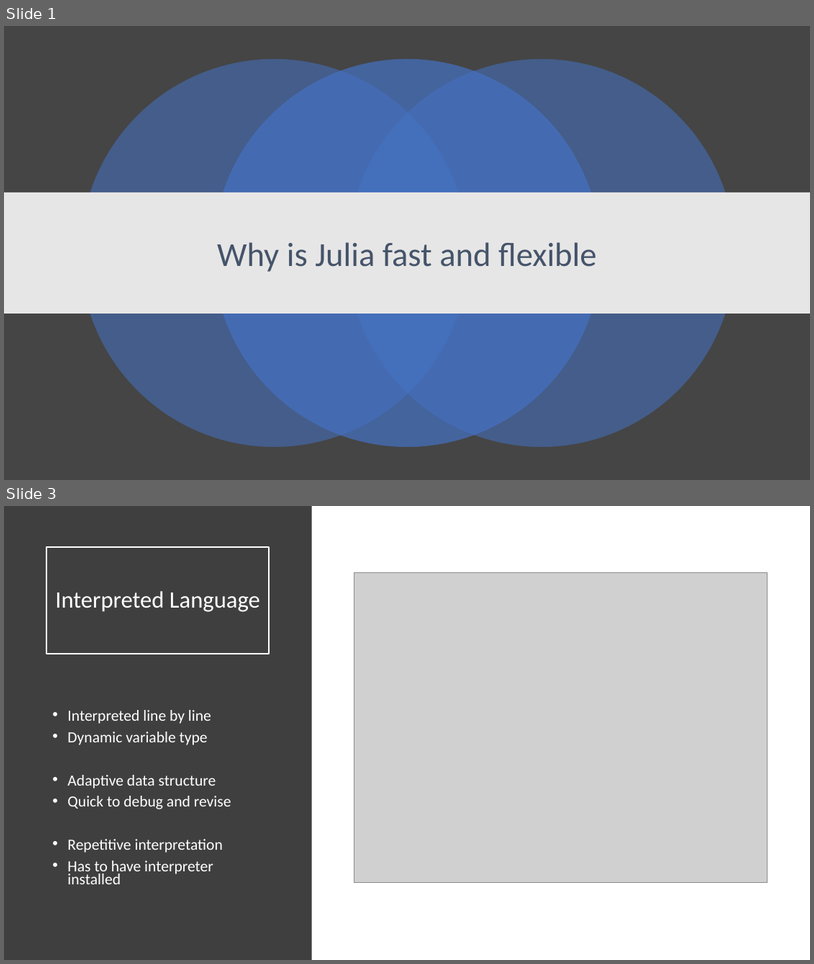
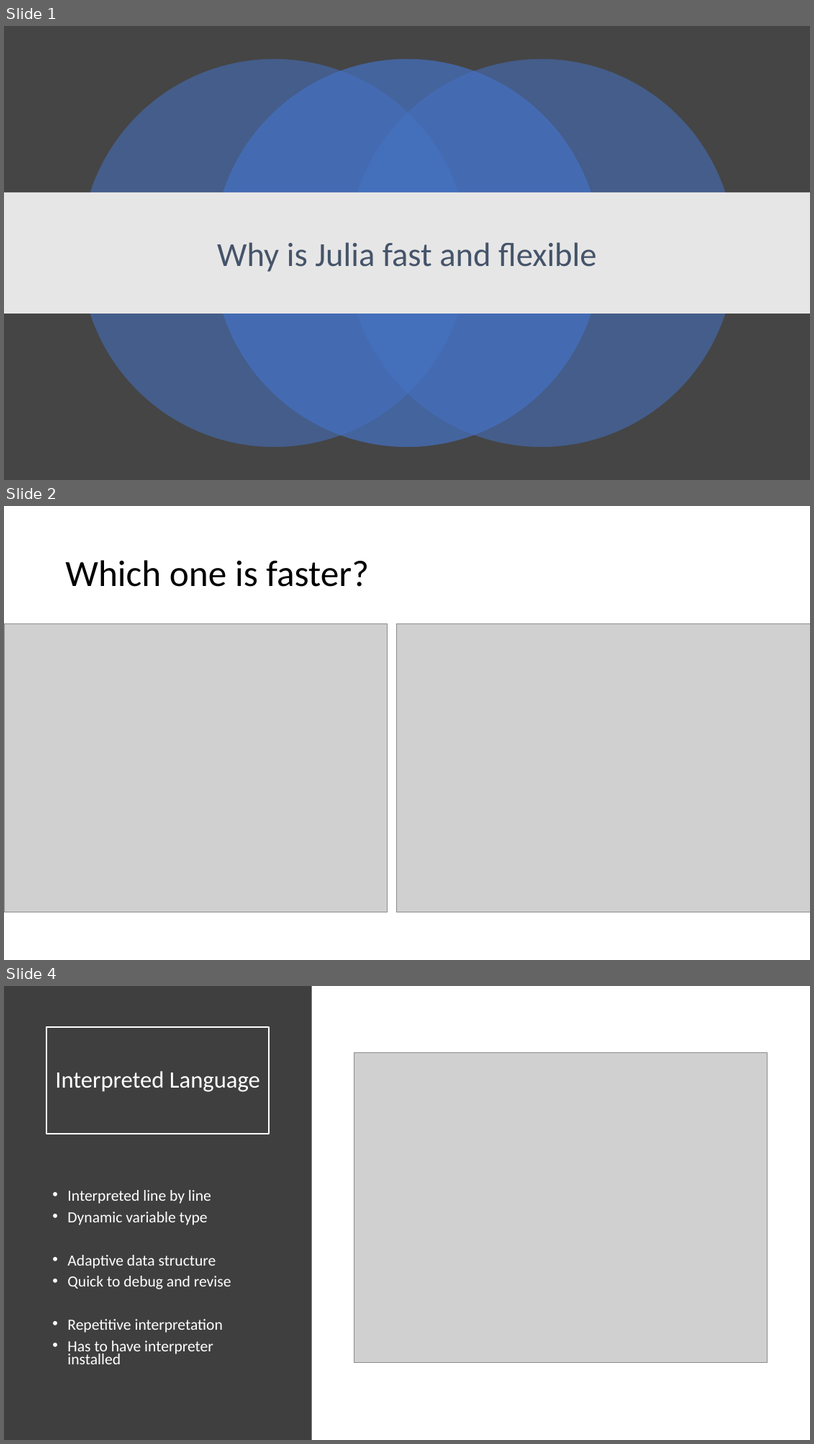
Before and after one commit to senresearch/julia-intro-docs, a slide deck: notebooks/xiaoqi-why-julia-fast.pptx. Shown one above the other, each under a label of ours: slides 1 and 3 before the commit, slides 1, 2 and 4 after it; the slides between them are not shown. The pictures are 814x964 and 814x1444 pixels, drawn with LibreOffice and Linux fonts; fonts in the diff are those of the drawing; grey boxes stand for pictures. Boxes give left, top, right and bottom in pixels: in the first picture for what was removed or moved away, otherwise in the second. Text is boxed around its words. In the diff, an @@ line names an element or a change of style, - is before the commit and + after.

```diff
--- a/notebooks/xiaoqi-why-julia-fast.pptx
+++ b/notebooks/xiaoqi-why-julia-fast.pptx
@@ slide 2 added at <box>4,506,810,960</box>, background #FFFFFF @@
@@ title added at <box>65,560,369,587</box>, 44 pt, text #000000 @@
+Which one is faster?
@@ picture added at <box>4,624,388,912</box> @@
@@ picture added at <box>397,624,810,912</box> @@
@@ what was slide 3 is now slide 4 @@
```
Also in this commit, not shown: 1 other slide added, 1 slide removed.
